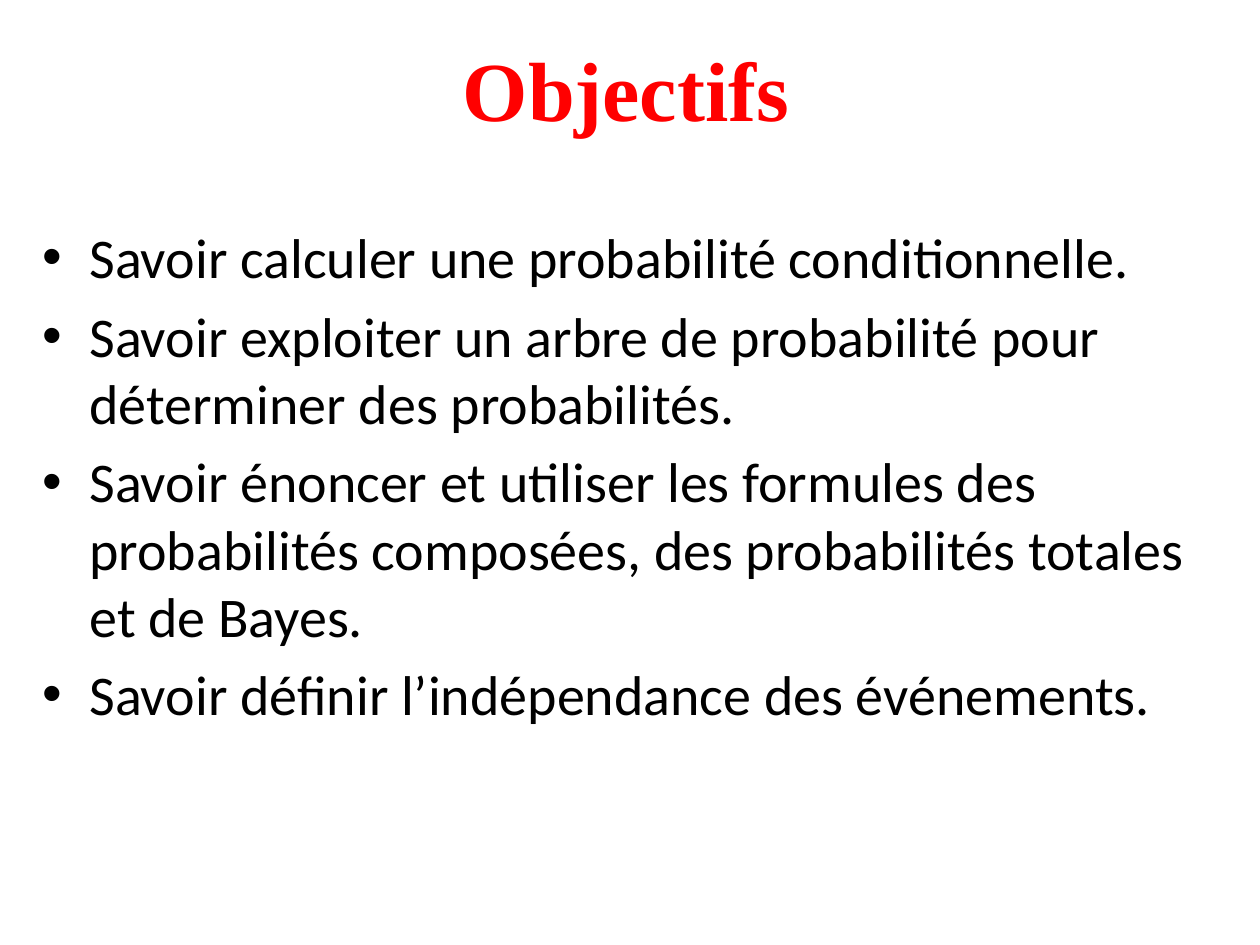
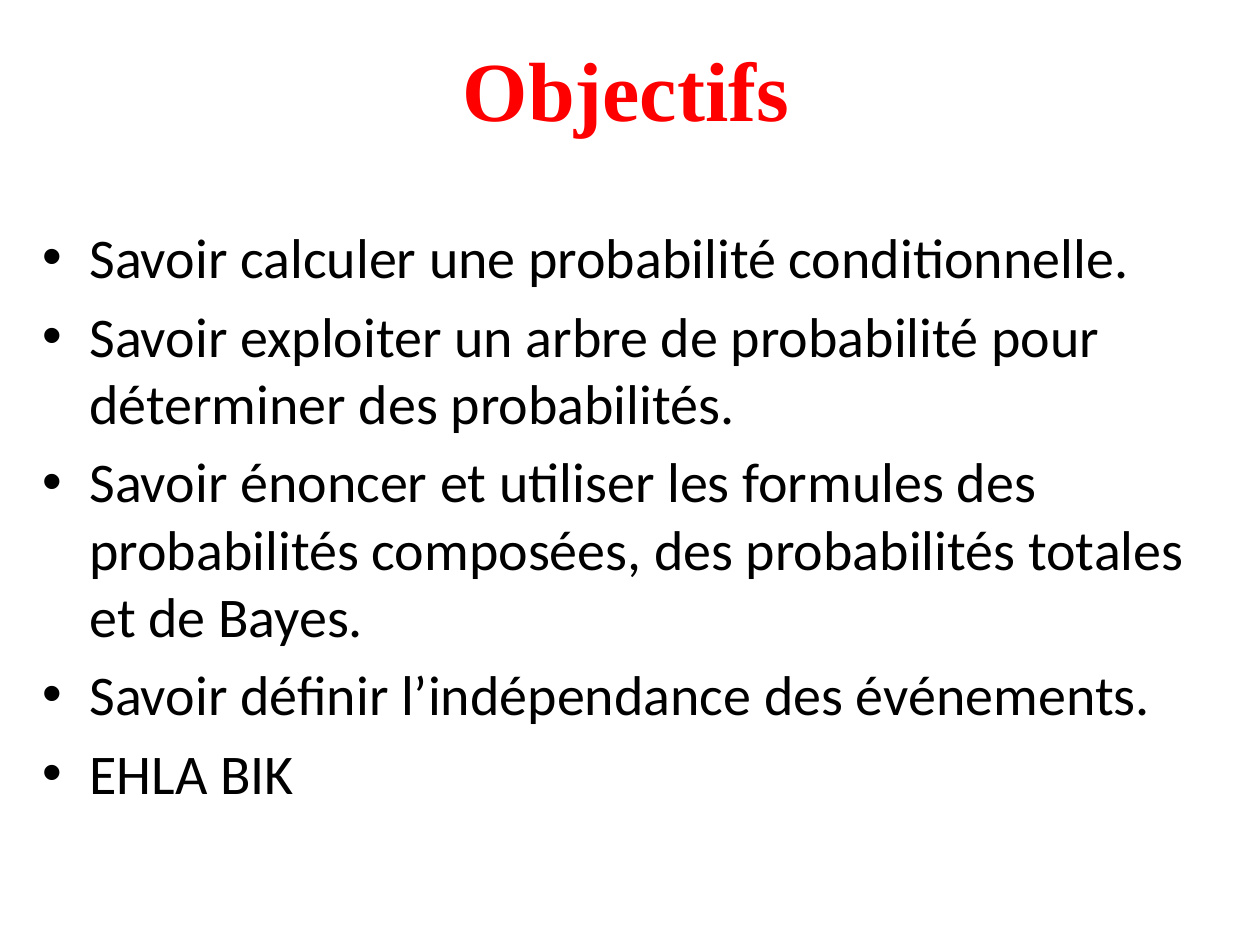
Before and after one commit to naoufelmhadhbi/FixIt, a slide deck: slide 2 of cours 2.pptx. Drawn at 1260x945 pixels with LibreOffice and Linux fonts; fonts in the diff are those of the drawing. Boxes give left, top, right and bottom in pixels: in the first picture for what was removed or moved away, otherwise in the second. Text is boxed around its words. In the diff, an @@ line names an element or a change of style, - is before the commit and + after.

```diff
--- a/cours 2.pptx
+++ b/cours 2.pptx
@@ text at bbox=[89, 758, 294, 794]: paragraph added @@
+• EHLA BIK
```
